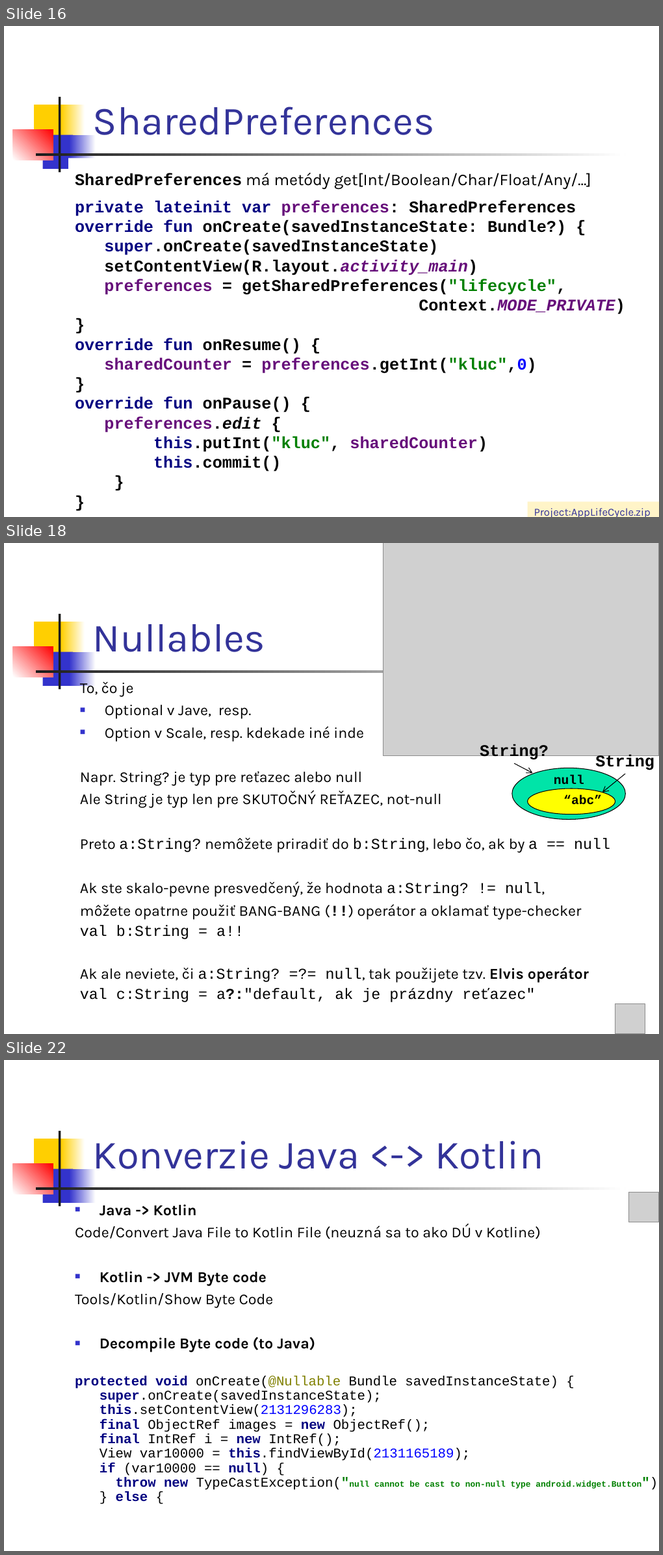
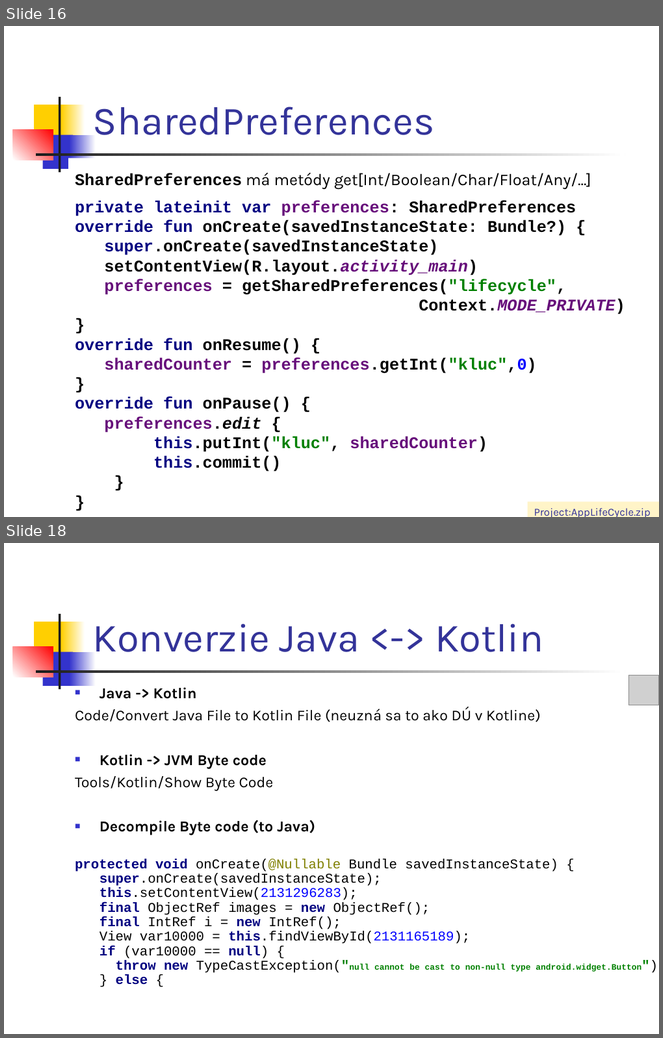
Before and after one commit to vmandro/Prednasky, a slide deck: 04/04_Android.ppt. Shown one above the other, each under a label of ours: slides 16, 18 and 22 before the commit, slides 16 and 18 after it; the slides between them are not shown. The pictures are 663x1555 and 663x1038 pixels, drawn with LibreOffice and Linux fonts; fonts in the diff are those of the drawing; grey boxes stand for pictures. Boxes give left, top, right and bottom in pixels: in the first picture for what was removed or moved away, otherwise in the second. Text is boxed around its words. In the diff, an @@ line names an element or a change of style, - is before the commit and + after.

```diff
--- a/04/04_Android.ppt
+++ b/04/04_Android.ppt
@@ slide 18 removed at (4,543,659,1034), background #FFFFFF; not listed: 7 template elements that a slide beside it also shows @@
@@ picture removed at (384,543,659,756) @@
@@ title removed at (93,624,265,652) @@
-Nullables
@@ text removed at (80,680,610,1003) @@
-To, čo je
-■ Optional v Jave, resp.
-■ Option v Scale, resp. kdekade iné inde
-Napr. String? je typ pre reťazec alebo null
-Ale String je typ len pre SKUTOČNÝ REŤAZEC, not-null
-Preto a:String? nemôžete priradiť do b:String, lebo čo, ak by a == null
-Ak ste skalo-pevne presvedčený, že hodnota a:String? != null,
-môžete opatrne použiť BANG-BANG (!!) operátor a oklamať type-checker
-val b:String = a!!
-Ak ale neviete, či a:String? =?= null, tak použijete tzv. Elvis operátor
-val c:String = a?:"default, ak je prázdny reťazec"
@@ text removed at (480,745,549,762) @@
-String?
@@ text removed at (596,755,655,772) @@
-String
@@ ellipse removed at (512,769,626,820) @@
@@ arrow removed from (514, 764) to (532, 773) @@
@@ text removed at (554,775,584,784) @@
-null
@@ arrow removed from (625, 774) to (603, 793) @@
@@ ellipse removed at (527,789,615,814) @@
@@ text removed at (564,795,602,805) @@
-“abc”
@@ picture removed at (615,1005,646,1034) @@
@@ what was slide 22 is now slide 18 @@
```
Also in this commit, not shown: 3 slides changed, 3 other slides removed, 7 other files.
